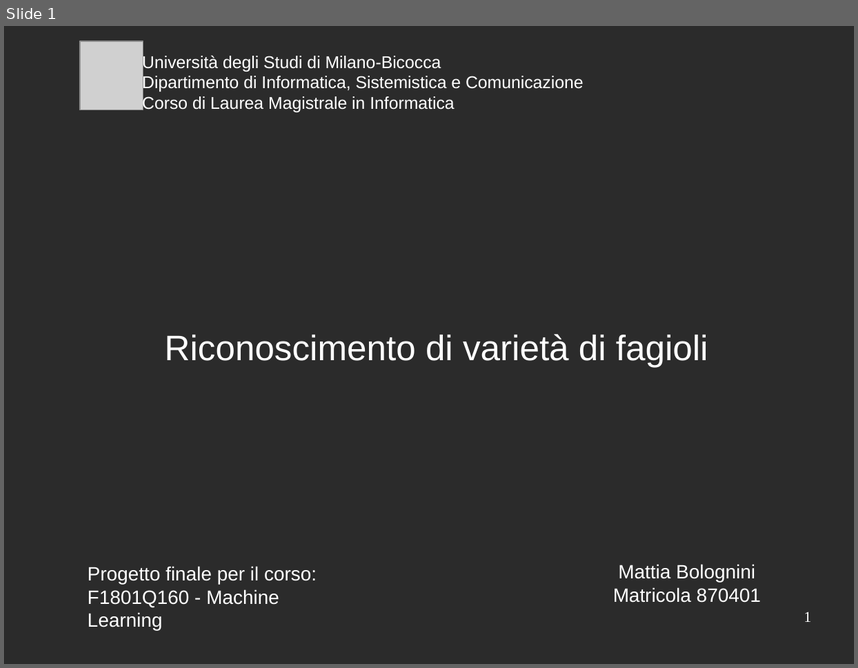
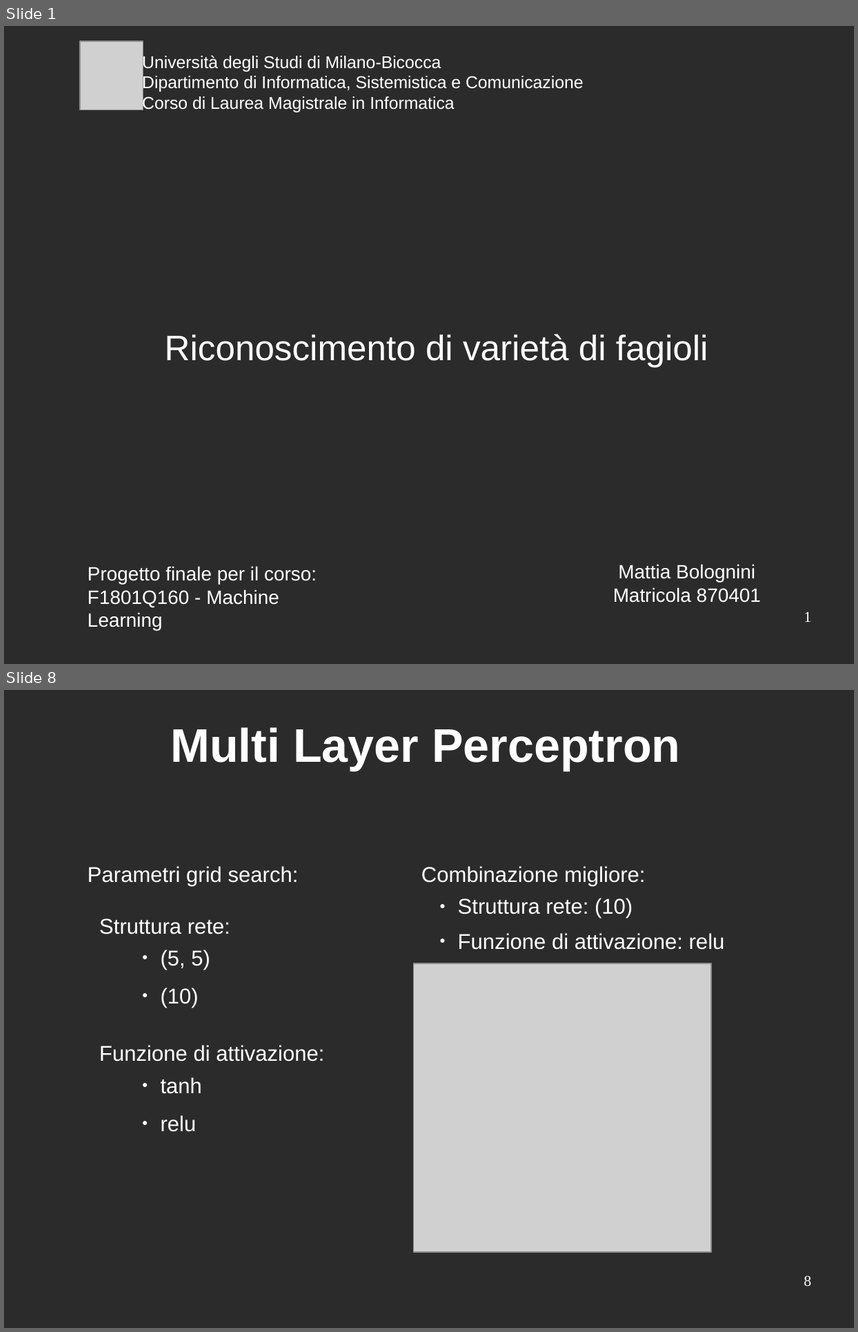
Before and after one commit to mattia010/dry_beans_ML, a slide deck: report/presentation_slides.odp. Shown one above the other, each under a label of ours: slide 1 before the commit, slides 1 and 8 after it; the slides between them are not shown. The pictures are 858x668 and 858x1332 pixels, drawn with LibreOffice and Linux fonts; fonts in the diff are those of the drawing; grey boxes stand for pictures; background and template pictures are left out; a plain dark background stands for a picture behind light text. Boxes give left, top, right and bottom in pixels: in the first picture for what was removed or moved away, otherwise in the second. Text is boxed around its words. In the diff, an @@ line names an element or a change of style, - is before the commit and + after.

```diff
--- a/report/presentation_slides.odp
+++ b/report/presentation_slides.odp
@@ slide 8 added at <box>4,690,854,1328</box>, background picture (left out) @@
@@ title added at <box>170,727,680,771</box>, 44 pt, text #FFFFFF, bold @@
+Multi Layer Perceptron
@@ text added at <box>87,866,324,1132</box>, 20 pt, text #FFFFFF @@
+Parametri grid search:
+Struttura rete:
+      ● (5, 5)
+      ● (10)
+Funzione di attivazione:
+      ● tanh
+      ● relu
@@ text added at <box>421,866,725,949</box>, 20 pt, text #FFFFFF @@
+Combinazione migliore:
+  ● Struttura rete: (10)
+  ● Funzione di attivazione: relu
@@ picture added at <box>414,963,711,1252</box> @@
@@ page number added at <box>804,1275,811,1286</box>, 14 pt, text #FFFFFF @@
+8
```
Also in this commit, not shown: 3 slides changed, 10 other slides added, 7 slides removed.
